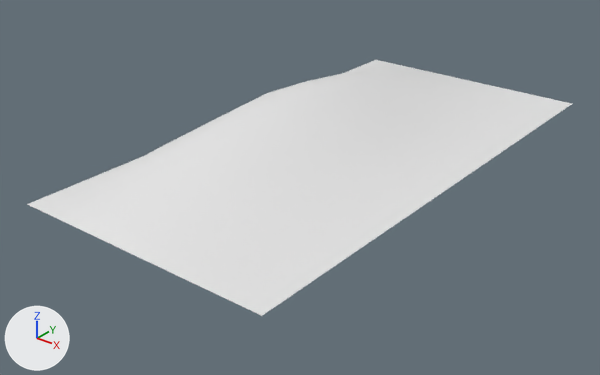
An edit to the Blender file Blender/B_ParticleMeshes.blend, drawn before and after from the same camera.
Rendered twice from a camera (50 mm lens) standing at (3.35, -4.63, 2.43) and looking at (-0.09, -0.33, -0.24). Every picture has the same lights, and +X, +Y and +Z are marked at lower left. The picture after the commit comes second. The same objects are shown in both versions, whatever each file hides.

Script lines for the objects in view, before the commit:
```python
me_béziercurve_001 = bpy.data.meshes.new('BézierCurve.001')
me_béziercurve_001.from_pydata(...)  # 117 vertices, 96 faces; spans x -1.0..1.0, y -2.0..2.0, z 0.0..0.35
me_béziercurve_001.polygons.foreach_set('use_smooth', [True] * 96)
ob_sm_waveparticle = bpy.data.objects.new('SM_WaveParticle', me_béziercurve_001)
ob_sm_waveparticle.location = (0.0, 0.0, 0.0)
```
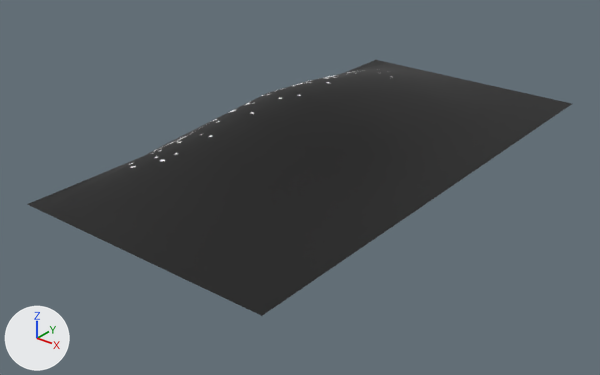
Where the change shows, as pixel boxes (x1, y1, x2, y2) in the pictures (600 x 375 px):
'SM_WaveParticle', recoloured (white to black)
    both: (27, 60, 572, 316)

The change, as a diff of the scene's bpy script:
```diff
--- a/Blender/B_ParticleMeshes.blend.py
+++ b/Blender/B_ParticleMeshes.blend.py
@@ img_untitled_004 @@
+img_untitled_004 = load_image('Untitled.004', '../SurfnTurfGame/Assets/SurfNTurf/Textures/Particles/T_WaveAddMask.png', 512, 512, 'sRGB')
@@ mat_material_001 @@
+mat_material_001 = principled_material('Material.001')
+mat_material_001.texture = img_untitled_004
@@ me_béziercurve_001 @@
 me_béziercurve_001.from_pydata(...)  # 117 vertices, 96 faces; spans x -1.0..1.0, y -2.0..2.0, z 0.0..0.35
+me_béziercurve_001.materials.append(mat_material_001)  # picture img_untitled_004
```
